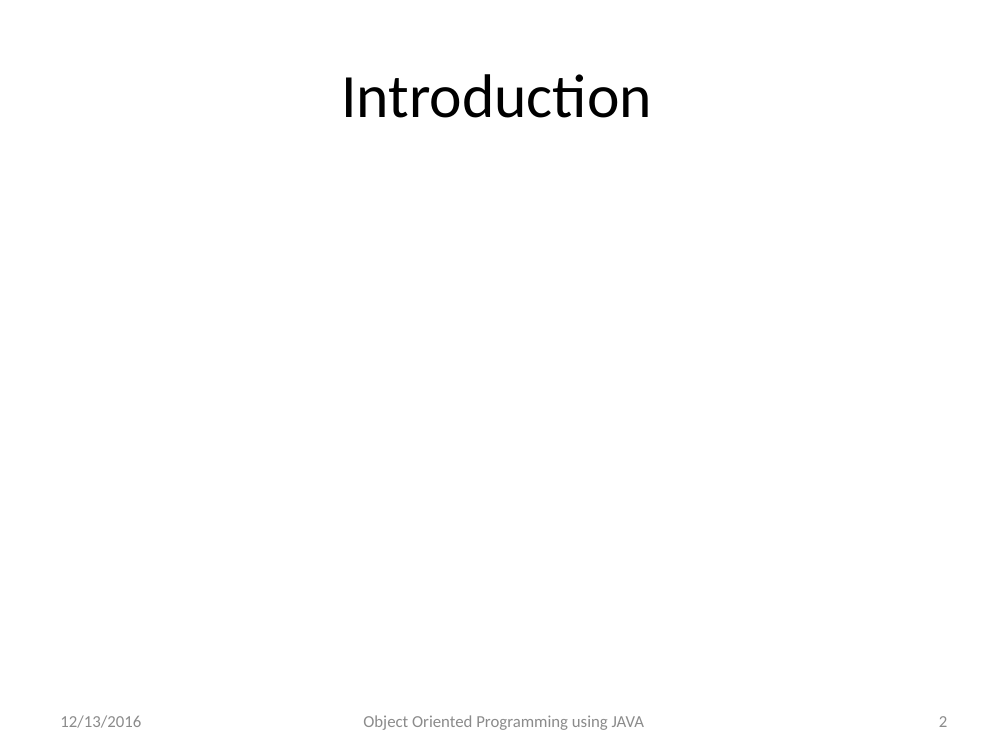
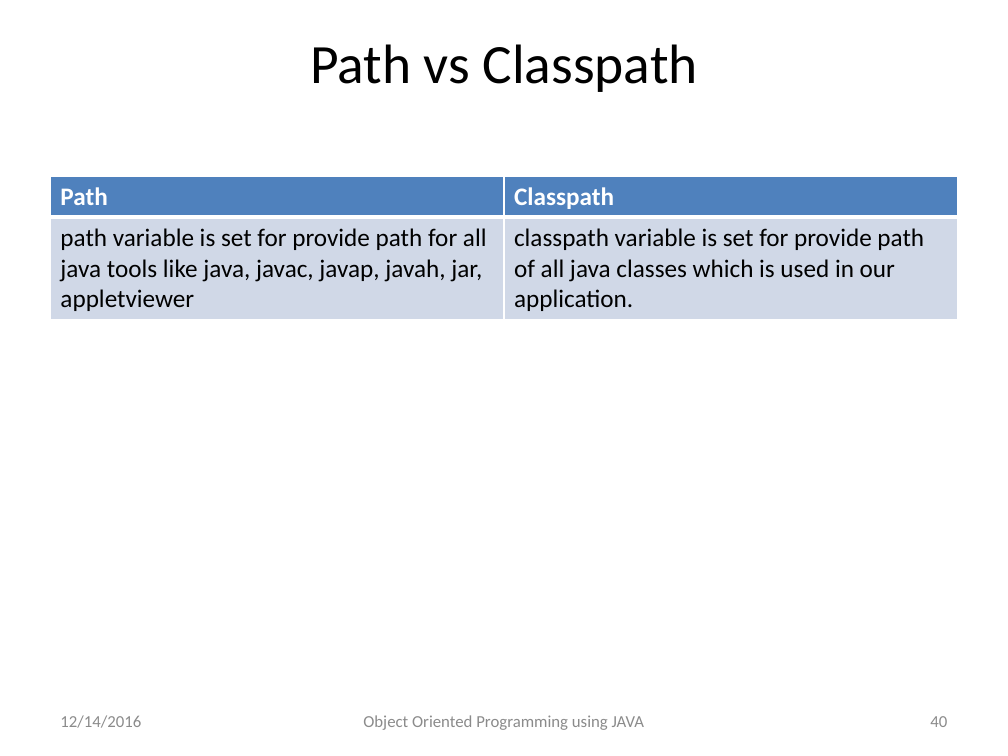
Before and after one commit to kchhipa4u/core-java-step-by-step, a slide deck: slide 40 of src/week01/introduction/introductiontojava.pptx (slide 2 before the commit). Drawn at 1008x756 pixels with LibreOffice and Linux fonts; fonts in the diff are those of the drawing. Boxes give left, top, right and bottom in pixels: in the first picture for what was removed or moved away, otherwise in the second. Text is boxed around its words. In the diff, an @@ line names an element or a change of style, - is before the commit and + after.

Commit message:
Path and Classpath

```diff
--- a/src/week01/introduction/introductiontojava.pptx
+++ b/src/week01/introduction/introductiontojava.pptx
@@ title added at [310, 44, 698, 92], 39.6 pt, text #000000 @@
+Path vs Classpath
@@ title removed at [341, 74, 652, 118] @@
-Introduction
@@ table added at [50, 176, 958, 319], 2 rows, 2 columns @@
+Path | Classpath
+path variable is set for provide path for all java tools like java, javac, javap, javah, jar, appletviewer | classpath variable is set for provide path of all java classes which is used in our application.
@@ text at [60, 715, 141, 728]: text changed @@
-12/13/2016
+12/14/2016
@@ page number at [930, 716, 947, 727]: text changed @@
-2
+40
```
Also in this commit, not shown: 10 other slides changed, 1 slide removed, 1 other file.
